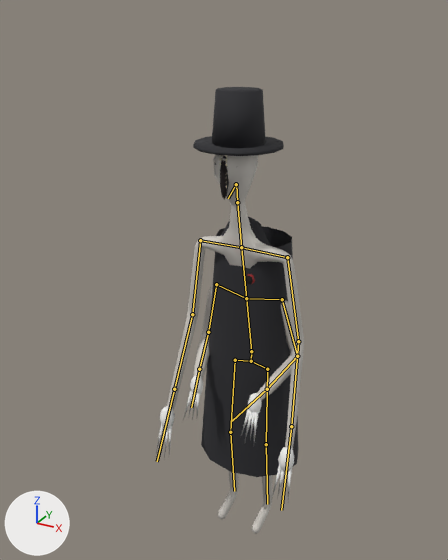
An edit to the glTF model assets/monsters/butler.glb, drawn before and after from the same camera.
One viewpoint serves both versions: a camera (50 mm lens) standing at (1.29, -2.67, 2.87) and looking at (-0.06, -0.21, 1.64). The axes (+X, +Y, +Z) are drawn at lower left. The lights are the same throughout. The picture after the commit comes second. The bones that change, and the others that lie on the model, are drawn over the model as lines.

In view in the first picture: 'butler'.
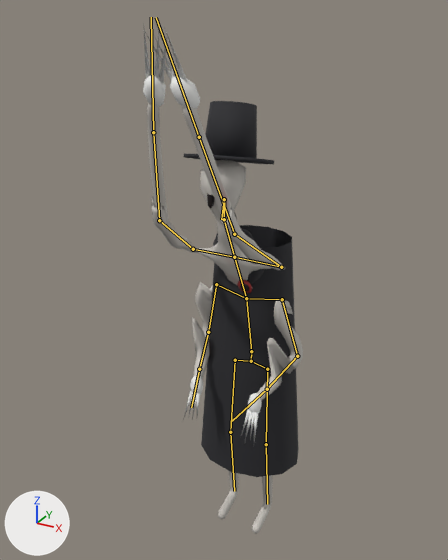
The newer file adds an action. The first version stands in its rest pose; the second is drawn at frame 19 of the action 'Scream'.

Boxes (x1, y1, x2, y2) around the edits, measured in the pictures (448 x 560 px):
'butler', posed (7% wider, 14% taller)
    before: (155, 87, 304, 534)
    after: (143, 23, 303, 534)
bone 'chest', root to tip
    before: (246, 298) to (241, 247)
    after: (246, 298) to (234, 257)
bone 'upperarmL', root to tip
    before: (287, 257) to (298, 341)
    after: (281, 267) to (234, 234)
bone 'forearmL', root to tip
    before: (298, 341) to (291, 426)
    after: (234, 234) to (199, 137)
bone 'upperarmR', root to tip
    before: (200, 240) to (192, 314)
    after: (193, 249) to (159, 220)
bone 'forearmR', root to tip
    before: (192, 314) to (174, 389)
    after: (159, 220) to (153, 132)
bone 'head', root to tip
    before: (237, 202) to (236, 184)
    after: (224, 219) to (224, 199)

The change in detail:
Bone 'chest' (bone_chest) turns from (0, 0, 0) to (14, 0, 0) degrees about its own x, y and z.
Bone 'upperarmL' (bone_upperarml) turns from (0, 0, 0) to (-143, 0, 0) degrees about its own x, y and z.
Bone 'forearmL' (bone_forearml) turns from (0, 0, 0) to (-14, 0, 0) degrees about its own x, y and z.
Bone 'upperarmR' (bone_upperarmr) turns from (0, 0, 0) to (-143, 0, 0) degrees about its own x, y and z.
Bone 'forearmR' (bone_forearmr) turns from (0, 0, 0) to (-14, 0, 0) degrees about its own x, y and z.
Bone 'head' (bone_head) turns from (0, 0, 0) to (-29, 0, 3) degrees about its own x, y and z.
